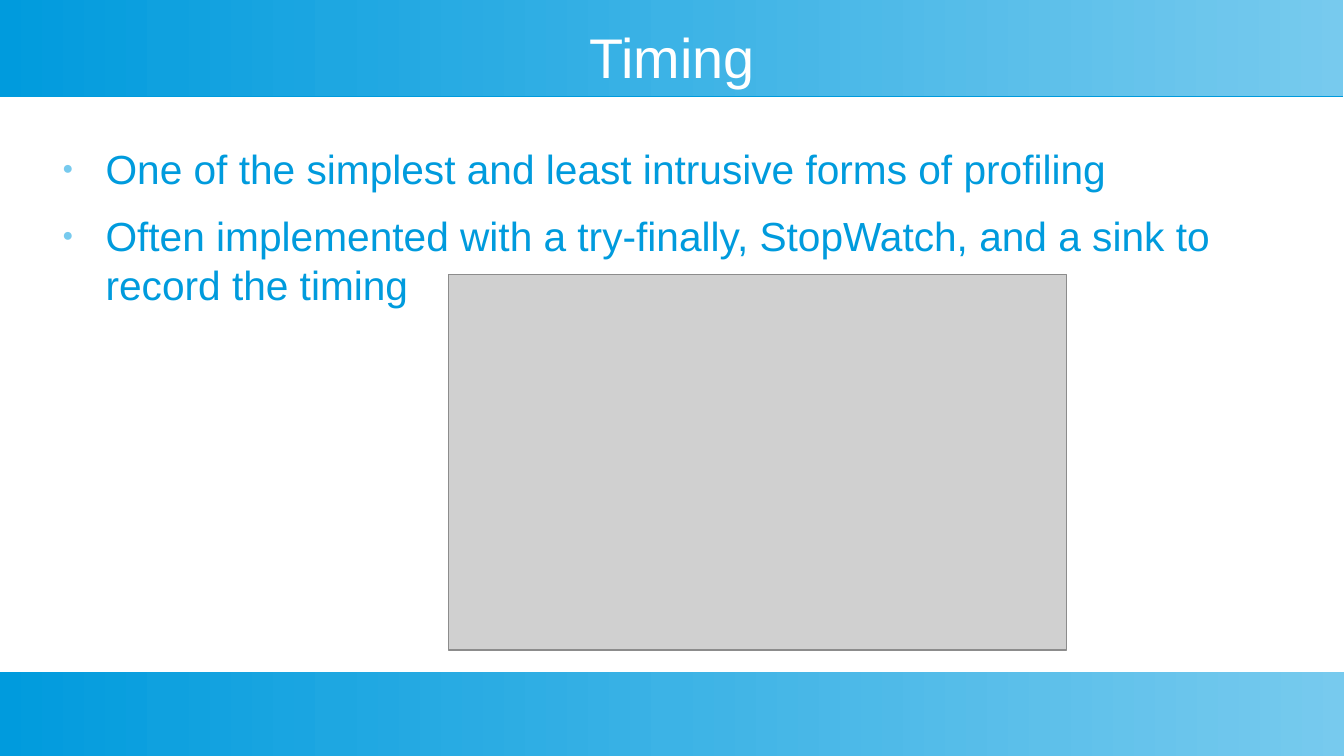
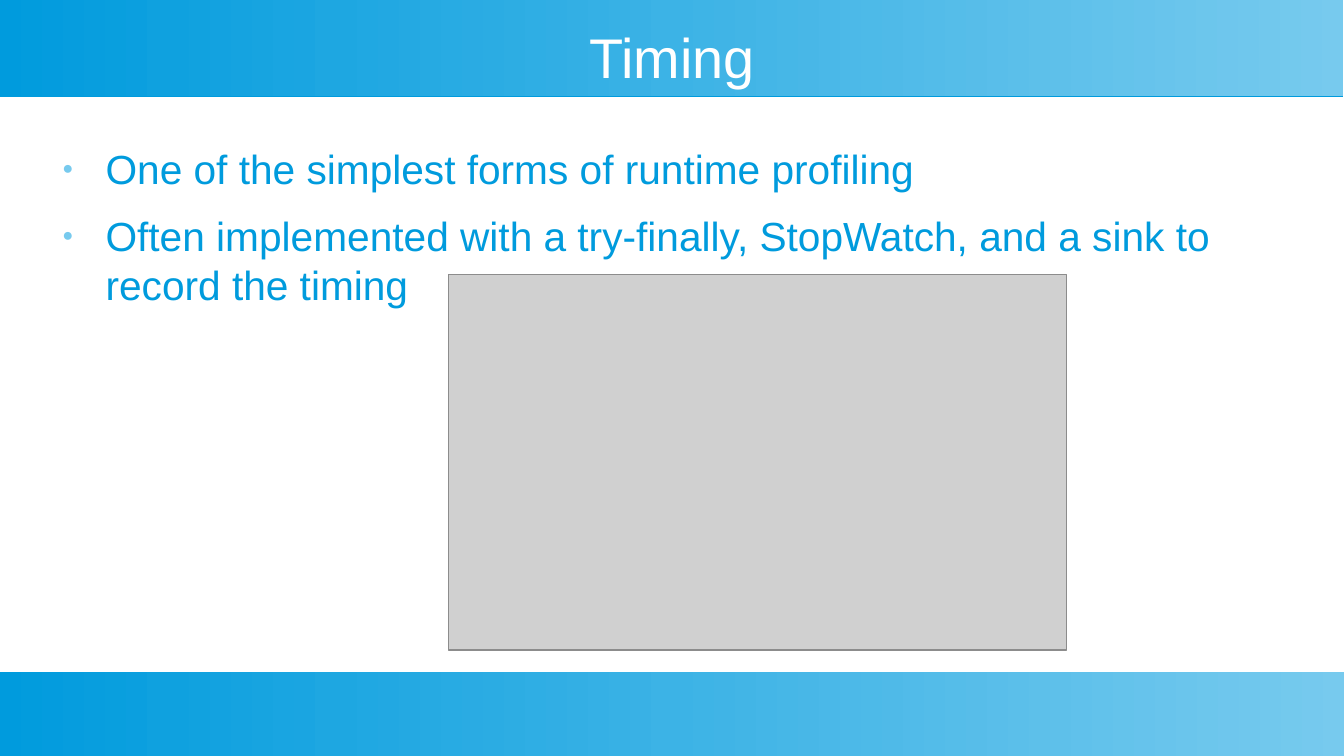
Before and after one commit to SmithE65/Performance, a slide deck: slide 8 of doc/Performance.odp. Drawn at 1344x756 pixels with LibreOffice and Linux fonts; fonts in the diff are those of the drawing; grey boxes stand for pictures. Boxes give left, top, right and bottom in pixels: in the first picture for what was removed or moved away, otherwise in the second. Text is boxed around its words. In the diff, an @@ line names an element or a change of style, - is before the commit and + after.

```diff
--- a/doc/Performance.odp
+++ b/doc/Performance.odp
@@ text at (106,154,914,192): text changed @@
-● One of the simplest and least intrusive forms of profiling
+● One of the simplest forms of runtime profiling
```
Also in this commit, not shown: 3 slides added, 1 slide removed, 14 other files.
